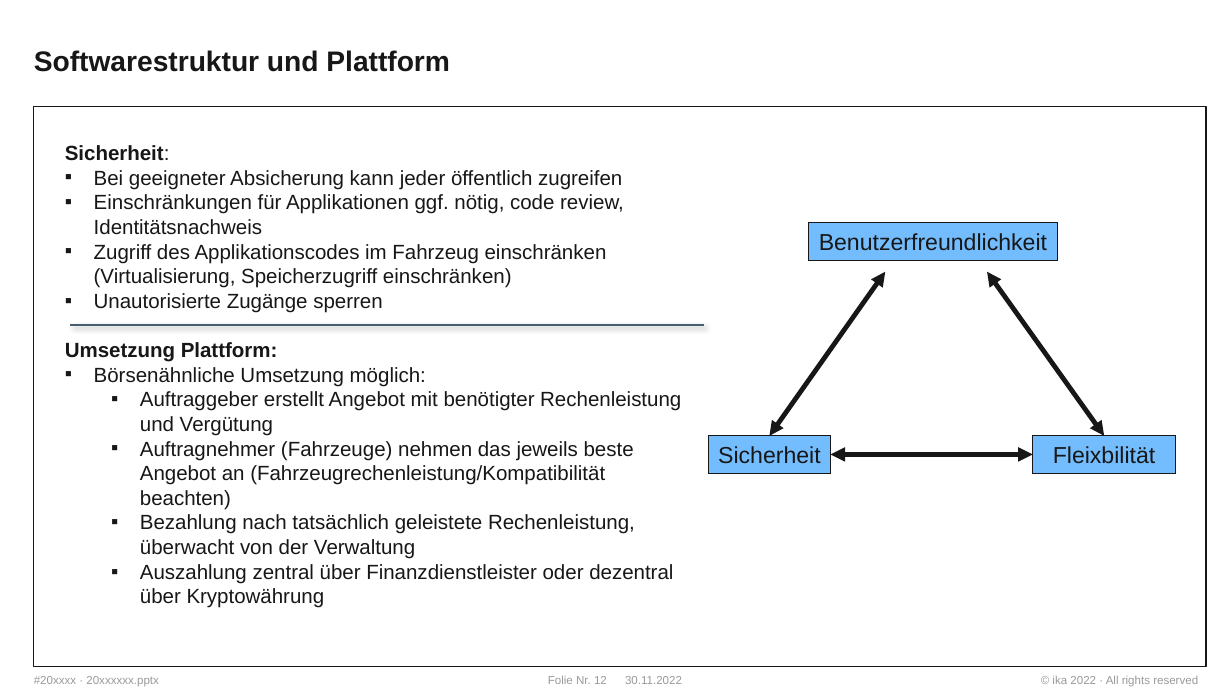
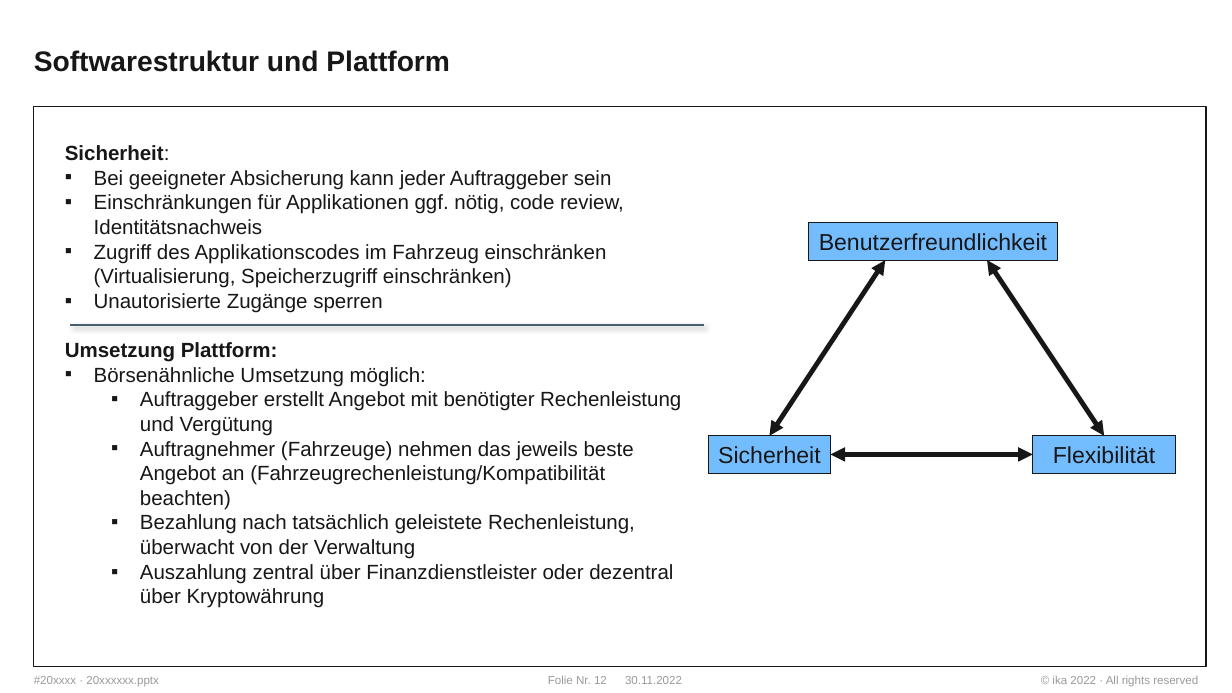
Before and after one commit to WhR4Ven/Diss_Dokument, a slide deck: slide 12 of Vortrag/Themenstellung.pptx. Drawn at 1232x693 pixels with LibreOffice and Linux fonts; fonts in the diff are those of the drawing; background and template pictures are left out. Boxes give left, top, right and bottom in pixels: in the first picture for what was removed or moved away, otherwise in the second. Text is boxed around its words. In the diff, an @@ line names an element or a change of style, - is before the commit and + after.

```diff
--- a/Vortrag/Themenstellung.pptx
+++ b/Vortrag/Themenstellung.pptx
@@ text at box(94, 170, 612, 190): text changed @@
-▪ Bei geeigneter Absicherung kann jeder öffentlich zugreifen
+▪ Bei geeigneter Absicherung kann jeder Auftraggeber sein
@@ double arrow moved from (770, 436) - (885, 272) to (770, 436) - (885, 261) @@
@@ double arrow moved from (1104, 436) - (987, 272) to (1104, 436) - (987, 261) @@
@@ text in rectangle at box(1053, 446, 1156, 464): text changed @@
-Fleixbilität
+Flexibilität
```
Also in this commit, not shown: 7 other slides changed.
